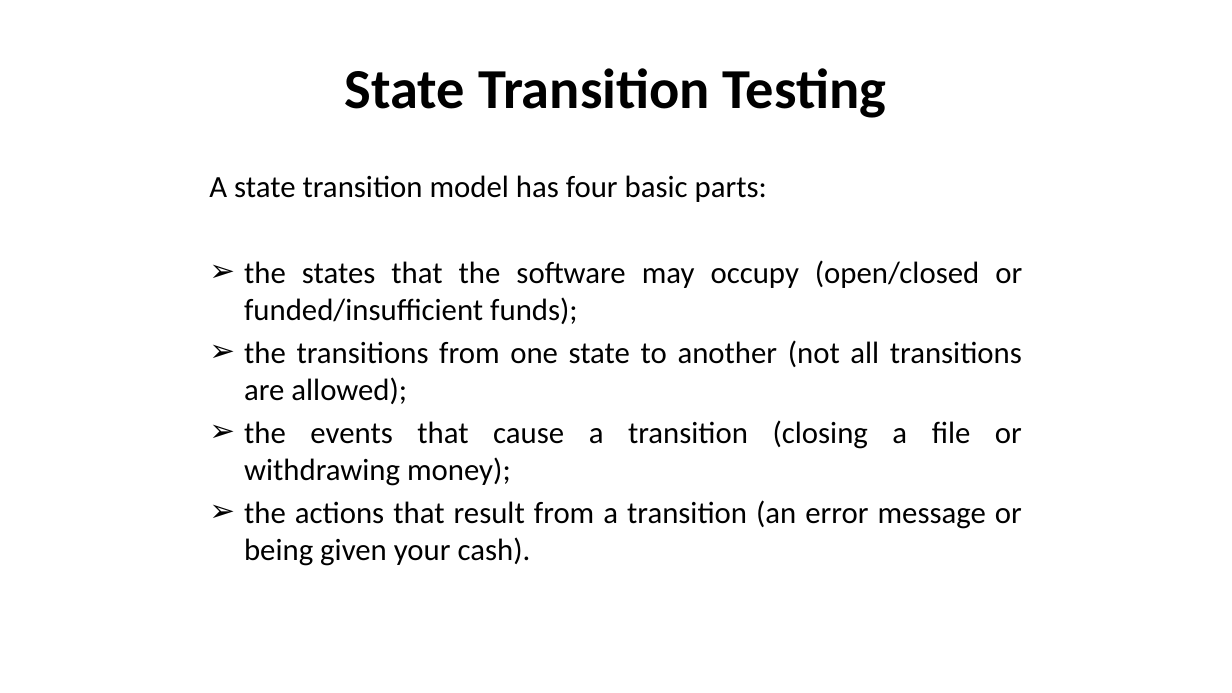
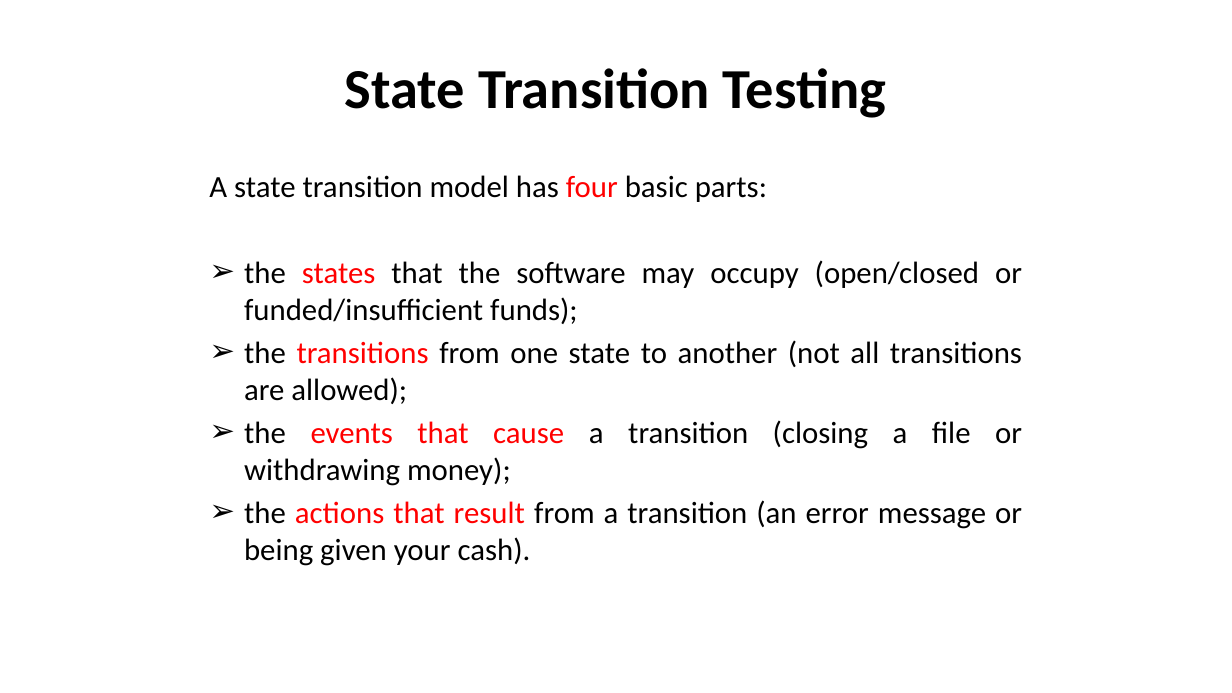
Before and after one commit to nashurgessa/Software-Testing-batch-2022-23, a slide deck: slide 4 of slides/L11 State_transition.pptx (slide 3 before the commit). Drawn at 1232x693 pixels with LibreOffice and Linux fonts; fonts in the diff are those of the drawing. Boxes give left, top, right and bottom in pixels: in the first picture for what was removed or moved away, otherwise in the second. Text is boxed around its words. In the diff, an @@ line names an element or a change of style, - is before the commit and + after.

```diff
--- a/slides/L11 State_transition.pptx
+++ b/slides/L11 State_transition.pptx
@@ text "A state transition model has ..." at <box>209,175,1022,566</box>: text colour #000000 to #FF0000 in "four", "states", "transitions", "events that cause" and 1 more places @@
```
Also in this commit, not shown: 4 other slides changed, 1 slide added, 1 other file.
